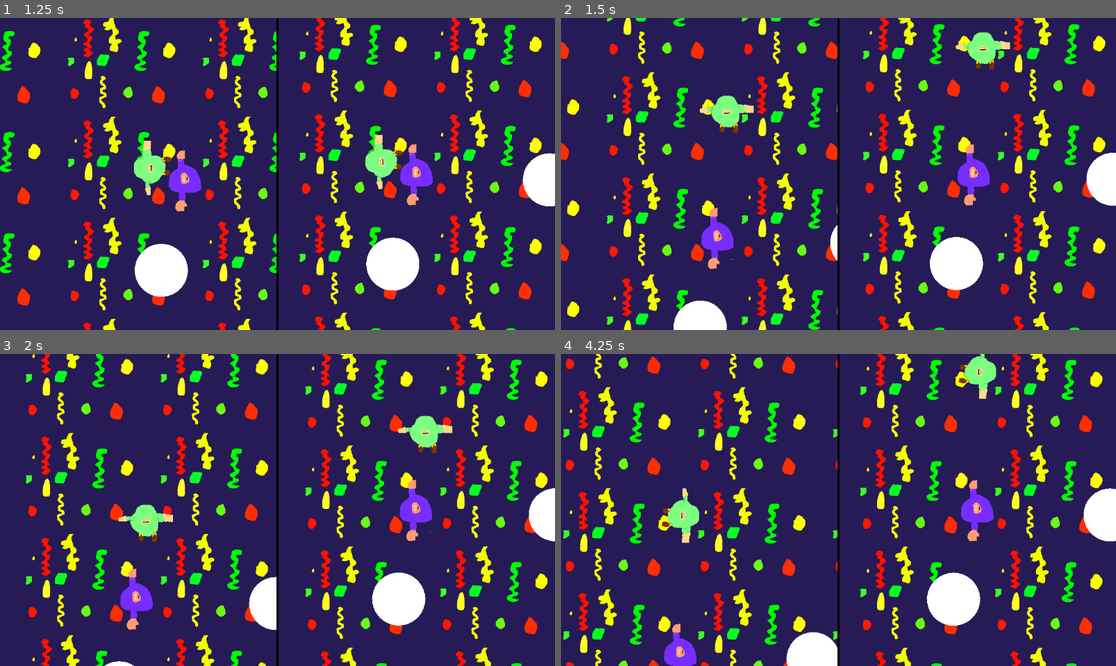
Above: before the commit, frames 1-4 (two rows, left to right).
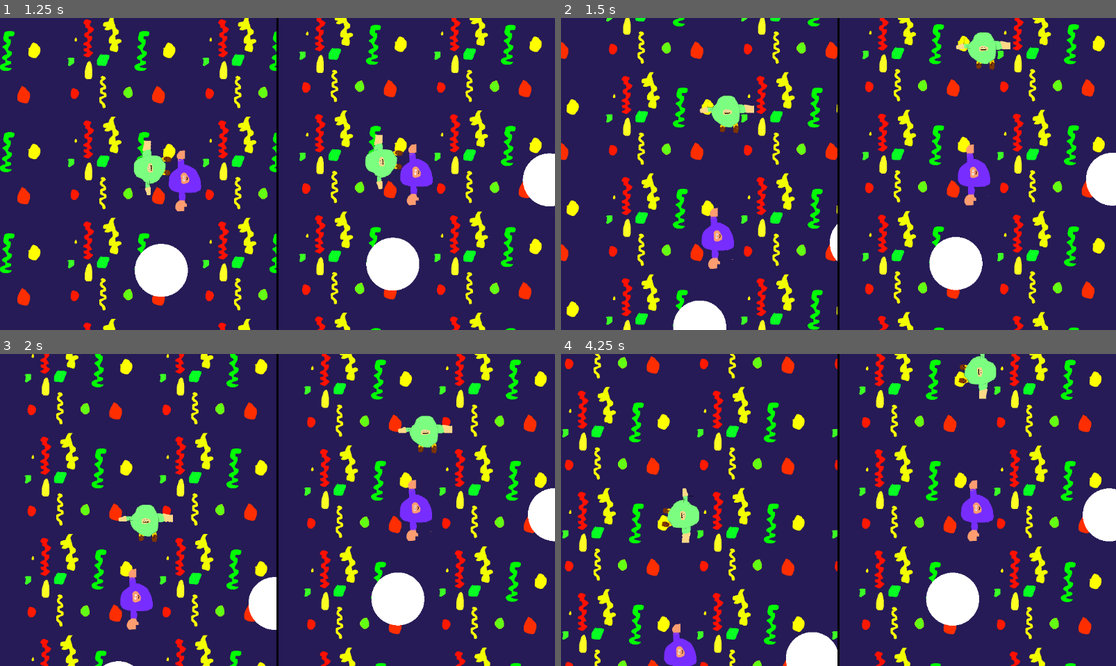
Above: after the commit, the same moments.

Repository: real-chicken-master/GDD112TempName
Game: Godot game, scene res://UI/splitscreen.tscn
Same seed, same stepped clock (60 frames per second), same inputs: the game is played once before the commit and once after it.
Inputs:
- Up to frame 1 (1.25 s): hold D (right1) from 0.53 s (still down); tap Down (down2) at 0.6 s
- Up to frame 2 (1.5 s): release D (right1) at 1.28 s; hold S (down1) from 1.28 s (still down); tap Left (left2) at 1.35 s
- Up to frame 3 (2 s): keep holding S (down1)
- Up to frame 4 (4.25 s): release S (down1) at 2.03 s; hold D (right1) 2.03-2.78 s; tap Right (right2) at 2.1 s; hold W (up1) 2.78-3.53 s; tap Up (up2) at 2.85 s; hold A (left1) from 3.53 s (still down); tap Down (down2) at 3.6 s

Frame 1 is identical in both runs. In frame 2, 4.6% of the frame differs, in the area x 0-100%, y 0-100%; in frame 3, 5.6%; in frame 4, 5.8%.

Commit message:
Update main_lobby.tscn

Diff:
--- a/lobby/main_lobby.tscn
+++ b/lobby/main_lobby.tscn
@@ -10,9 +10,13 @@
 texture = ExtResource("5_4todv")
 texture_region_size = Vector2i(500, 500)
 0:0/0 = 0
+0:0/0/physics_layer_0/linear_velocity = Vector2(0, 0)
+0:0/0/physics_layer_0/angular_velocity = 0.0
+0:0/0/physics_layer_0/polygon_0/points = PackedVector2Array(-250, -250, 250, -250, 250, 250, -250, 250)
 
 [sub_resource type="TileSet" id="TileSet_sq6ng"]
 tile_size = Vector2i(500, 500)
+physics_layer_0/collision_layer = 4
 sources/0 = SubResource("TileSetAtlasSource_vdirs")
 
 [node name="Main Lobby" type="Node2D"]
